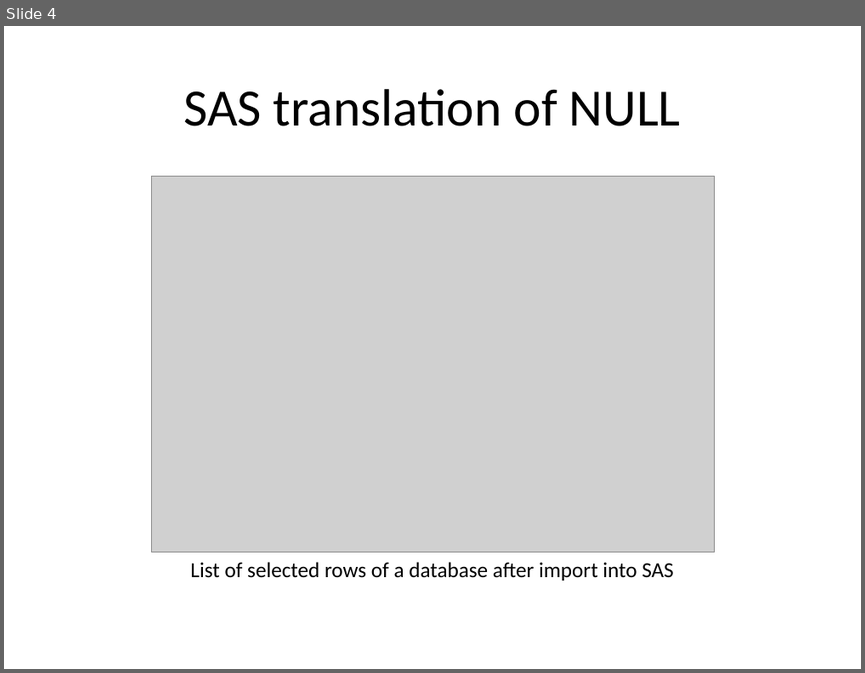
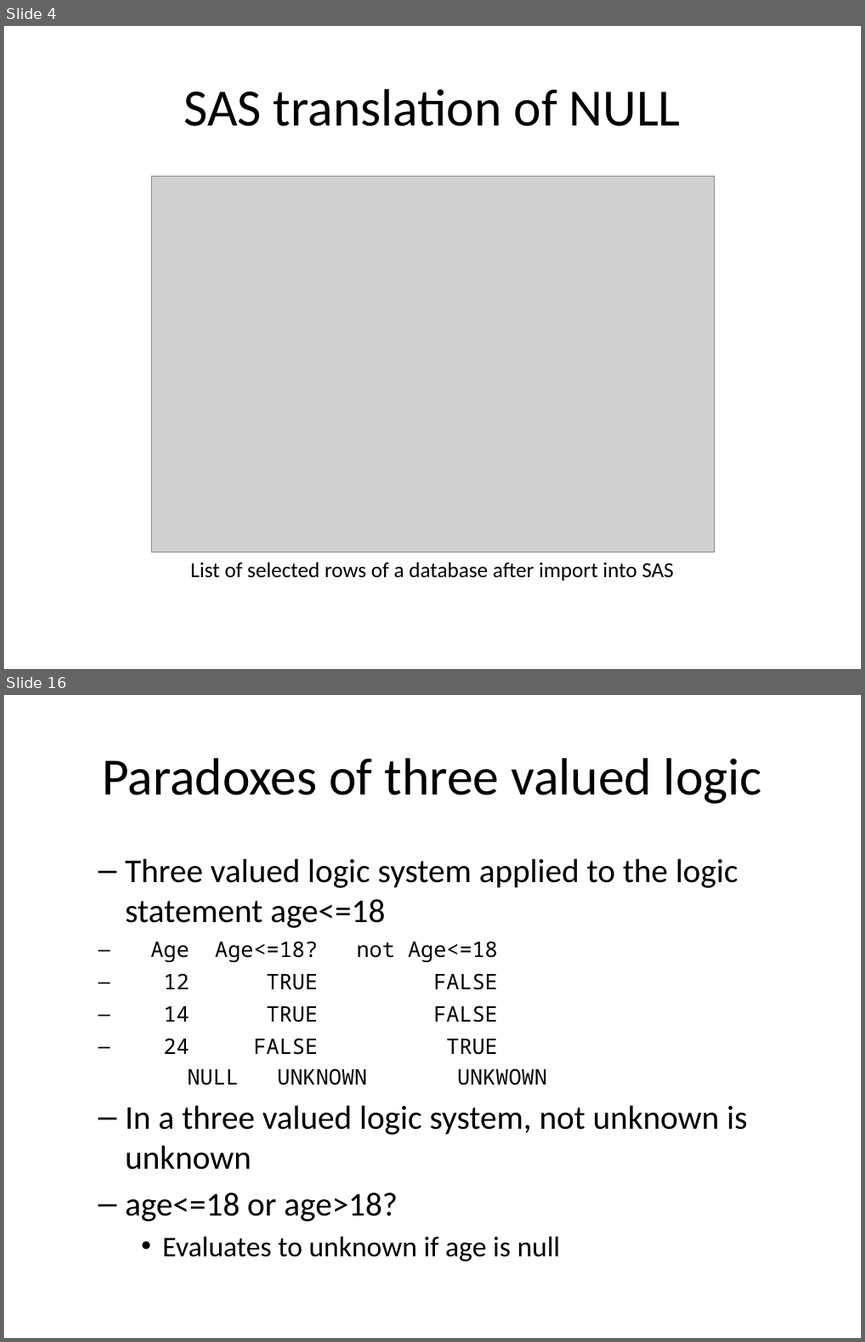
Before and after one commit to pmean/introduction-to-sql, a slide deck: src/null-values.pptx. Shown one above the other, each under a label of ours: slide 4 before the commit, slides 4 and 16 after it; the slides between them are not shown. The pictures are 865x673 and 865x1342 pixels, drawn with LibreOffice and Linux fonts; fonts in the diff are those of the drawing; grey boxes stand for pictures. Boxes give left, top, right and bottom in pixels: in the first picture for what was removed or moved away, otherwise in the second. Text is boxed around its words. In the diff, an @@ line names an element or a change of style, - is before the commit and + after.

Commit message:
Added discussion of three valued logic to null-values.Rmd

```diff
--- a/src/null-values.pptx
+++ b/src/null-values.pptx
@@ slide 16 added at (4,695,861,1338), background #FFFFFF @@
@@ title added at (102,758,762,804), 44 pt, text #000000 @@
+Paradoxes of three valued logic
@@ text added at (125,858,747,1261), 28 pt, text #000000 @@
+  – Three valued logic system applied to the logic statement age<=18
+Age Age<=18? not Age<=18
+12 TRUE FALSE
+14 TRUE FALSE
+24 FALSE TRUE
+NULL UNKNOWN UNKWOWN
+  – In a three valued logic system, not unknown is unknown
+  – age<=18 or age>18?
+    • Evaluates to unknown if age is null
```
Also in this commit, not shown: 2 slides changed, 14 other slides added, 2 other files.
